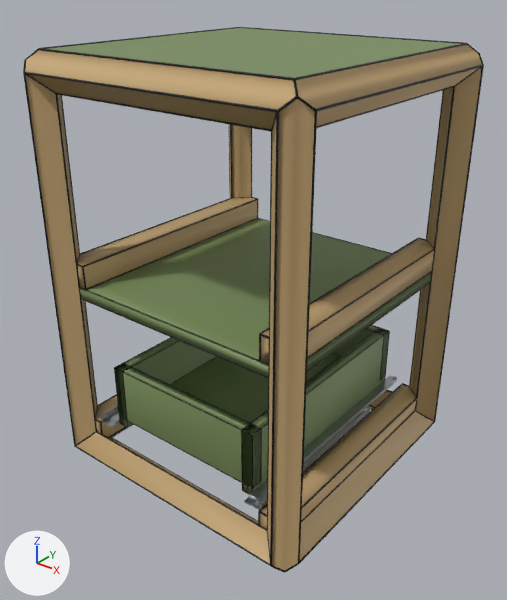
What one commit did to the glTF model public/catalogue/glb/002-table-chevet.glb.
Rendered twice from a 50 mm lens placed at (0.672, -0.456, 0.596), pointed at (0.181, 0.158, 0.215). Every picture has the same lights, and +X, +Y and +Z are marked at lower left. The first picture is the older version. Where no turn or scale is listed for an object, it has been applied to the vertices. Vertices at exactly the same position are counted once.

The first picture shows 'Mesh_243', 'Mesh_247', 'Mesh_251', 'Mesh_253', 'Mesh_271', 'Mesh_274', 'Mesh_277', 'Mesh_284', 'Mesh_287', 'Mesh_293', 'Mesh_296', 'Mesh_303', 'arete-X2', 'arete-Y3', 'arete-Z0', 'arete-Z1', 'arete-Z3', 'drawer-box-dessous-mod-1', 'drawer-box-fond-mod-1', 'drawer-box-joue_d-mod-1', 'panneau-dessus_exterieur', 'tablette-plate-mod-0', 'tablette-traverse-left-mod-0', 'tablette-traverse-right-mod-0' and 56 more.
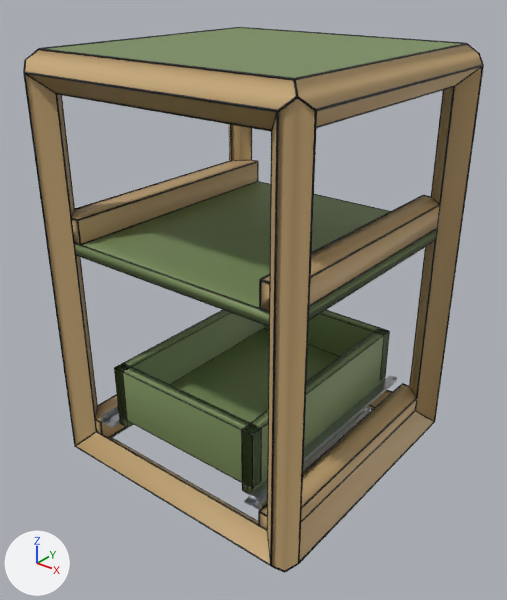
What differs and where, as boxes (x1, y1, x2, y2) in the pictures (507 x 600 px):
'tablette-plate-mod-0', moved
    before: (80, 219, 431, 377)
    after: (75, 182, 436, 325)
'tablette-traverse-right-mod-0', moved
    before: (261, 239, 434, 363)
    after: (261, 196, 439, 311)
'tablette-traverse-left-mod-0', moved
    before: (77, 198, 257, 289)
    after: (72, 160, 257, 244)
'Mesh_277', moved
    before: (83, 198, 258, 267)
    after: (78, 161, 258, 221)
'Mesh_293', moved
    before: (309, 249, 435, 332)
    after: (311, 204, 440, 278)
'Mesh_251', moved
    before: (81, 298, 268, 378)
    after: (76, 254, 269, 327)
'Mesh_287', moved
    before: (308, 271, 433, 359)
    after: (310, 228, 438, 307)
'Mesh_271', moved
    before: (86, 218, 258, 290)
    after: (81, 181, 258, 245)
'Mesh_243', moved
    before: (86, 290, 259, 361)
    after: (80, 245, 259, 309)
'Mesh_296', moved
    before: (259, 238, 419, 334)
    after: (261, 195, 423, 279)
'Mesh_274', moved
    before: (80, 198, 232, 255)
    after: (75, 160, 231, 210)
'Mesh_253', moved
    before: (307, 282, 431, 372)
    after: (309, 240, 436, 321)
'Mesh_247', moved (mostly hidden)
    before: (258, 218, 392, 254)
    after: (258, 181, 390, 212)
'Mesh_303', moved
    before: (259, 335, 261, 361)
    after: (259, 279, 261, 309)
'Mesh_284', moved
    before: (82, 267, 86, 290)
    after: (77, 220, 81, 245)
'drawer-box-arriere-mod-1', unchanged, uncovered by the edit
    before: (333, 326, 389, 380)
    after: (264, 310, 389, 380)

Patch to the scene script:
```diff
--- a/public/catalogue/glb/002-table-chevet.glb.py
+++ b/public/catalogue/glb/002-table-chevet.glb.py
@@ me_mesh_241 @@
 # used by ob_tablette_plate_mod_0; location = (0.0, 0.0, 0.0)
-me_mesh_241.from_pydata(...)  # 16 vertices, 28 faces; spans x 0.011..0.339, y 0.011..0.339, z 0.228..0.243
+me_mesh_241.from_pydata(...)  # 16 vertices, 28 faces; spans x 0.011..0.339, y 0.011..0.339, z 0.285..0.299
+# me_mesh_241 part 1: the whole mesh is moved by (0.0, 0.0, 0.057)
 me_mesh_241.materials.append(mat_material_26)
@@ me_mesh_266 @@
 # used by ob_tablette_traverse_left_mod_0; location = (0.0, 0.0, 0.0)
-me_mesh_266.from_pydata(...)  # 12 vertices, 20 faces; spans x 0.011..0.044, y 0.011..0.339, z 0.243..0.273
+me_mesh_266.from_pydata(...)  # 12 vertices, 20 faces; spans x 0.011..0.044, y 0.011..0.339, z 0.299..0.329
+# me_mesh_266 part 2: the whole mesh is moved by (0.0, 0.0, 0.057)
 me_mesh_266.materials.append(mat_material_28)
@@ me_mesh_285 @@
 # used by ob_tablette_traverse_right_mod_0; location = (0.0, 0.0, 0.0)
-me_mesh_285.from_pydata(...)  # 12 vertices, 20 faces; spans x 0.306..0.339, y 0.011..0.339, z 0.243..0.273
+me_mesh_285.from_pydata(...)  # 12 vertices, 20 faces; spans x 0.306..0.339, y 0.011..0.339, z 0.299..0.329
+# me_mesh_285 part 3: the whole mesh is moved by (0.0, 0.0, 0.057)
 me_mesh_285.materials.append(mat_material_30)
@@ ob_mesh_243 @@
 ob_mesh_243 = bpy.data.objects.new('Mesh_243', me_mesh_243)
-ob_mesh_243.location = (0.175, 0.011, 0.243)
+ob_mesh_243.location = (0.175, 0.011, 0.299)
@@ ob_mesh_247 @@
 ob_mesh_247 = bpy.data.objects.new('Mesh_247', me_mesh_247)
-ob_mesh_247.location = (0.175, 0.339, 0.243)
+ob_mesh_247.location = (0.175, 0.339, 0.299)
@@ ob_mesh_251 @@
 ob_mesh_251 = bpy.data.objects.new('Mesh_251', me_mesh_251)
-ob_mesh_251.location = (0.175, 0.011, 0.228)
+ob_mesh_251.location = (0.175, 0.011, 0.285)
@@ ob_mesh_253 @@
 ob_mesh_253 = bpy.data.objects.new('Mesh_253', me_mesh_253)
-ob_mesh_253.location = (0.339, 0.175, 0.228)
+ob_mesh_253.location = (0.339, 0.175, 0.285)
@@ ob_mesh_271 @@
 ob_mesh_271 = bpy.data.objects.new('Mesh_271', me_mesh_271)
-ob_mesh_271.location = (0.044, 0.175, 0.243)
+ob_mesh_271.location = (0.044, 0.175, 0.299)
@@ ob_mesh_274 @@
 ob_mesh_274 = bpy.data.objects.new('Mesh_274', me_mesh_274)
-ob_mesh_274.location = (0.011, 0.175, 0.273)
+ob_mesh_274.location = (0.011, 0.175, 0.329)
@@ ob_mesh_277 @@
 ob_mesh_277 = bpy.data.objects.new('Mesh_277', me_mesh_277)
-ob_mesh_277.location = (0.044, 0.175, 0.273)
+ob_mesh_277.location = (0.044, 0.175, 0.329)
@@ ob_mesh_284 @@
 ob_mesh_284 = bpy.data.objects.new('Mesh_284', me_mesh_284)
-ob_mesh_284.location = (0.044, 0.011, 0.257)
+ob_mesh_284.location = (0.044, 0.011, 0.315)
@@ ob_mesh_287 @@
 ob_mesh_287 = bpy.data.objects.new('Mesh_287', me_mesh_287)
-ob_mesh_287.location = (0.339, 0.175, 0.243)
+ob_mesh_287.location = (0.339, 0.175, 0.299)
@@ ob_mesh_293 @@
 ob_mesh_293 = bpy.data.objects.new('Mesh_293', me_mesh_293)
-ob_mesh_293.location = (0.339, 0.175, 0.273)
+ob_mesh_293.location = (0.339, 0.175, 0.329)
@@ ob_mesh_296 @@
 ob_mesh_296 = bpy.data.objects.new('Mesh_296', me_mesh_296)
-ob_mesh_296.location = (0.306, 0.175, 0.273)
+ob_mesh_296.location = (0.306, 0.175, 0.329)
@@ ob_mesh_303 @@
 ob_mesh_303 = bpy.data.objects.new('Mesh_303', me_mesh_303)
-ob_mesh_303.location = (0.306, 0.011, 0.257)
+ob_mesh_303.location = (0.306, 0.011, 0.315)
```
